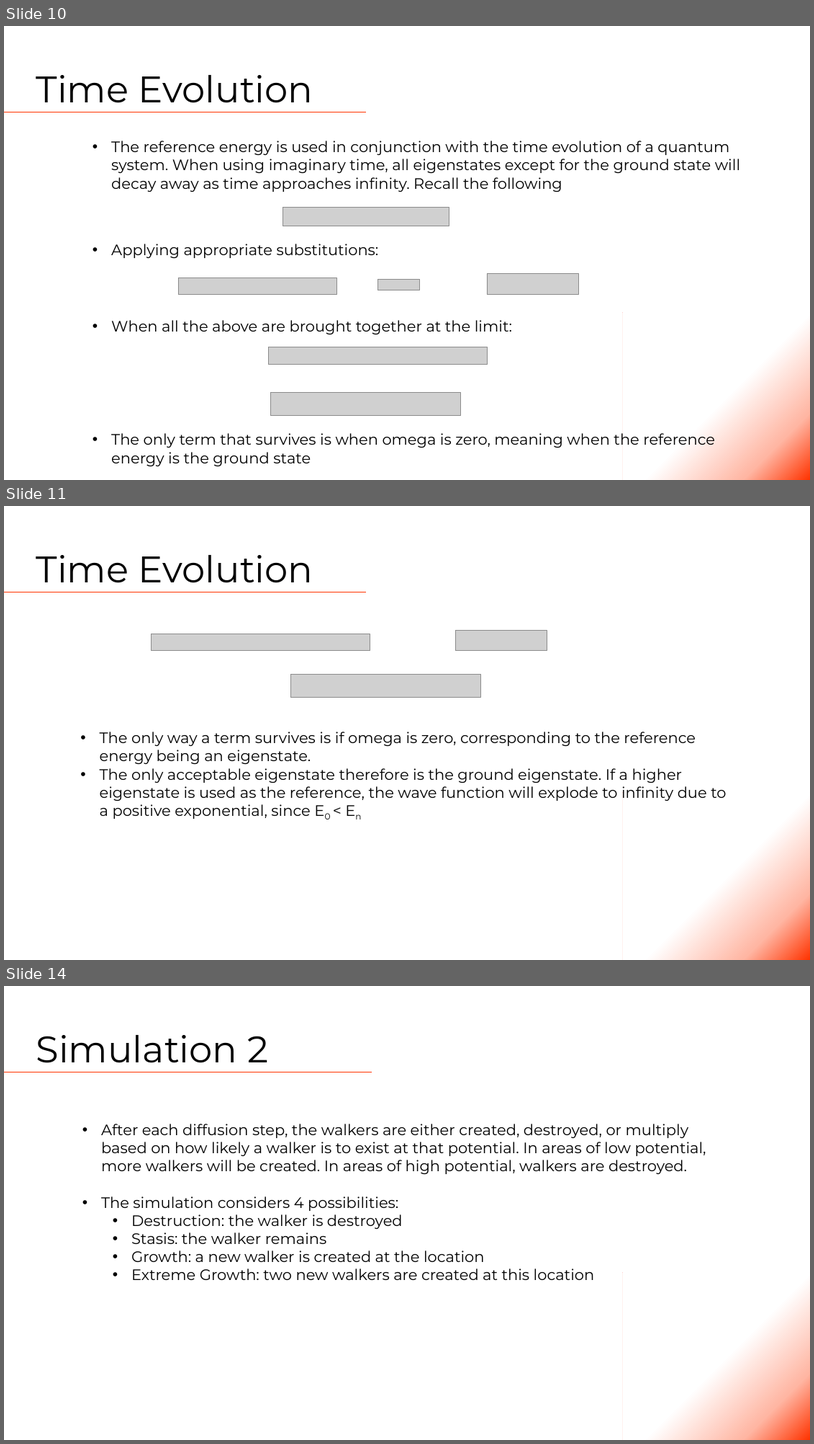
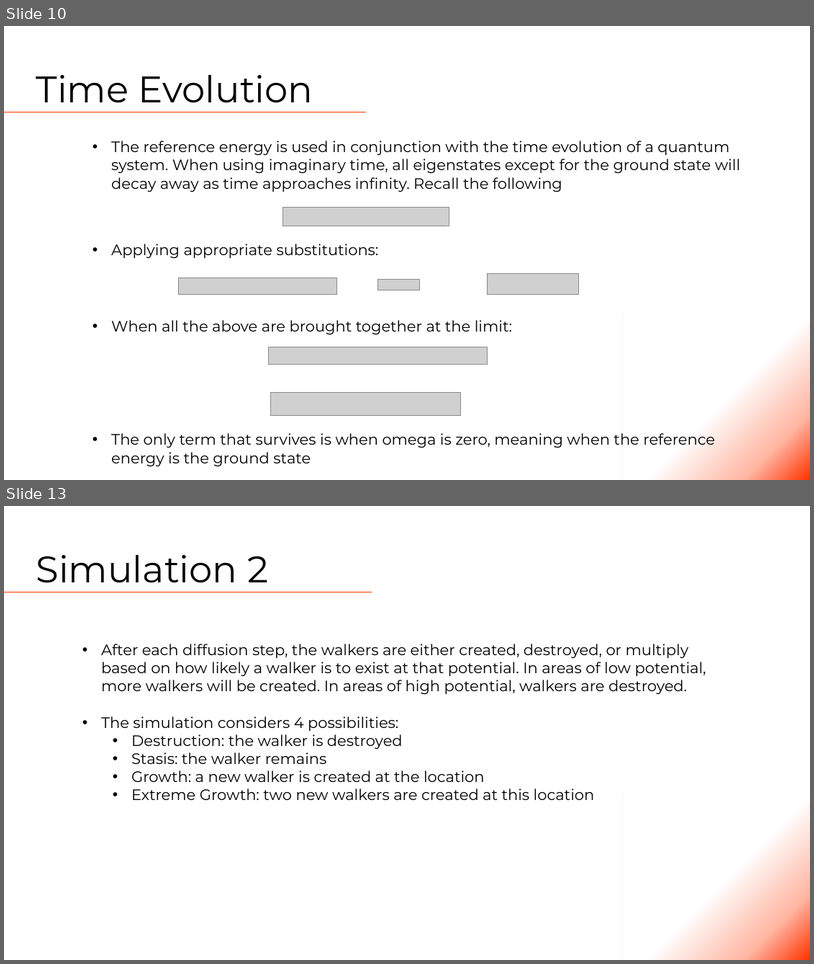
Before and after one commit to Tsintsuntsini/PHYS_581, a slide deck: Presentation1/Quantum Monte Carlo.pptm. Shown one above the other, each under a label of ours: slides 10, 11 and 14 before the commit, slides 10 and 13 after it; the slides between them are not shown. The pictures are 814x1444 and 814x964 pixels, drawn with LibreOffice and Linux fonts; fonts in the diff are those of the drawing; grey boxes stand for pictures. Boxes give left, top, right and bottom in pixels: in the first picture for what was removed or moved away, otherwise in the second. Text is boxed around its words. In the diff, an @@ line names an element or a change of style, - is before the commit and + after.

```diff
--- a/Presentation1/Quantum Monte Carlo.pptm
+++ b/Presentation1/Quantum Monte Carlo.pptm
@@ slide 11 removed at <box>4,506,810,960</box>, background #FFFFFF @@
@@ title removed at <box>36,555,314,583</box> @@
-Time Evolution
@@ line removed from (4, 592) to (366, 592) @@
@@ picture removed at <box>151,633,369,651</box> @@
@@ picture removed at <box>456,630,548,651</box> @@
@@ picture removed at <box>291,674,481,698</box> @@
@@ text removed at <box>100,731,726,818</box> @@
-• The only way a term survives is if omega is zero, corresponding to the reference energy being an eigenstate.
-• The only acceptable eigenstate therefore is the ground eigenstate. If a higher eigenstate is used as the reference, the wave function will explode to infinity due to a positive exponential, since E0 < En
@@ rectangle removed at <box>623,793,810,960</box> @@
@@ what was slide 14 is now slide 13 @@
```
Also in this commit, not shown: 8 slides changed.
